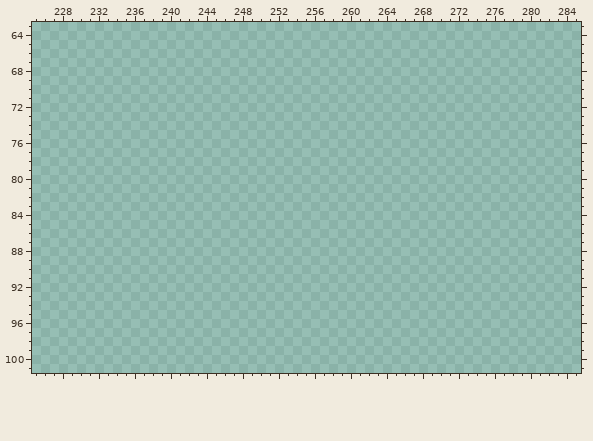
File history of a pixel-art file, Aseprite Work/BienHoafarbuilding.aseprite. Above, as it was before the edit.
300x180 pixels, 1 frame. Colours within 5 levels of each other are drawn and written as one. Shown: x 225..285, y 63..101.
Palette (. is transparent): 
The same view after the edit:
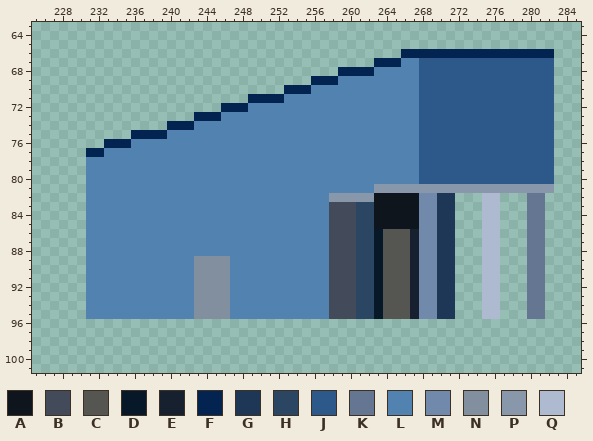
Colours new in this view: A #0e151d  B #434a5a  C #555651  D #071828  E #17202f  F #032451  G #1e3756  H #2b4663  J #2d598a  K #657692  L #5282b0  M #7189ab  N #828f9f  P #8897aa  Q #aebad0
The edit:
y 66: x 266..282 ................. -> FFFFFFFFFFFFFFFFF
y 67: x 263..282 .................... -> FFFLLJJJJJJJJJJJJJJJ
y 68: x 259..282 ........................ -> FFFFLLLLLJJJJJJJJJJJJJJJ
y 69: x 256..282 ........................... -> FFFLLLLLLLLLJJJJJJJJJJJJJJJ
y 70: x 253..282 .............................. -> FFFLLLLLLLLLLLLJJJJJJJJJJJJJJJ
y 71: x 249..282 .................................. -> FFFFLLLLLLLLLLLLLLLJJJJJJJJJJJJJJJ
y 72: x 246..282 ..................................... -> FFFLLLLLLLLLLLLLLLLLLLJJJJJJJJJJJJJJJ
y 73: x 243..282 ........................................ -> FFFLLLLLLLLLLLLLLLLLLLLLLJJJJJJJJJJJJJJJ
y 74: x 240..282 ........................................... -> FFFLLLLLLLLLLLLLLLLLLLLLLLLLJJJJJJJJJJJJJJJ
y 75: x 236..282 ............................................... -> FFFFLLLLLLLLLLLLLLLLLLLLLLLLLLLLJJJJJJJJJJJJJJJ
y 76: x 233..282 .................................................. -> FFFLLLLLLLLLLLLLLLLLLLLLLLLLLLLLLLLJJJJJJJJJJJJJJJ
y 77: x 231..282 .................................................... -> FFLLLLLLLLLLLLLLLLLLLLLLLLLLLLLLLLLLLJJJJJJJJJJJJJJJ
y 78..80: x 231..282 .................................................... -> LLLLLLLLLLLLLLLLLLLLLLLLLLLLLLLLLLLLLJJJJJJJJJJJJJJJ
y 81: x 231..282 .................................................... -> LLLLLLLLLLLLLLLLLLLLLLLLLLLLLLLLPPPPPPPPPPPPPPPPPPPP
y 82: x 231..271 ......................................... -> LLLLLLLLLLLLLLLLLLLLLLLLLLLPPPPPAAAAAMMGG; x 275..276 .. -> QQ; x 280..281 .. -> KK
y 83..85: x 231..271 ......................................... -> LLLLLLLLLLLLLLLLLLLLLLLLLLLBBBHHAAAAAMMGG; x 275..276 .. -> QQ; x 280..281 .. -> KK
y 86..88: x 231..271 ......................................... -> LLLLLLLLLLLLLLLLLLLLLLLLLLLBBBHHDCCCEMMGG; x 275..276 .. -> QQ; x 280..281 .. -> KK
y 89..95: x 231..271 ......................................... -> LLLLLLLLLLLLNNNNLLLLLLLLLLLBBBHHDCCCEMMGG; x 275..276 .. -> QQ; x 280..281 .. -> KK
Changed places in both pictures, as pixel boxes (x1, y1, x2, y2):
added: (86, 49, 554, 319)
